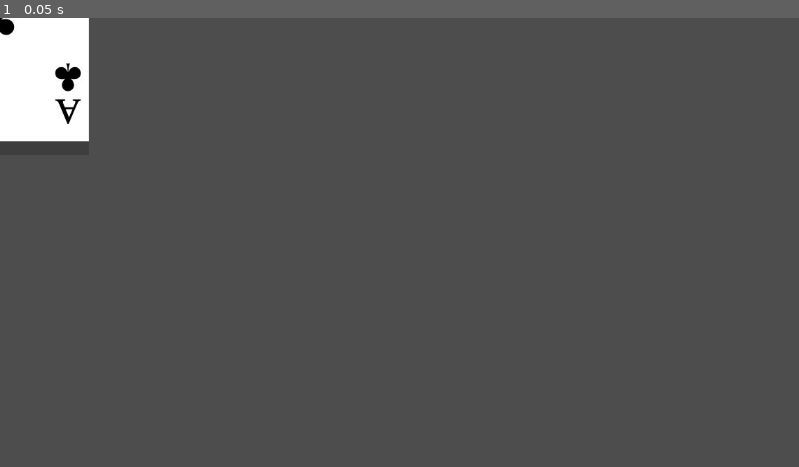
Above: before the commit, frame 1.
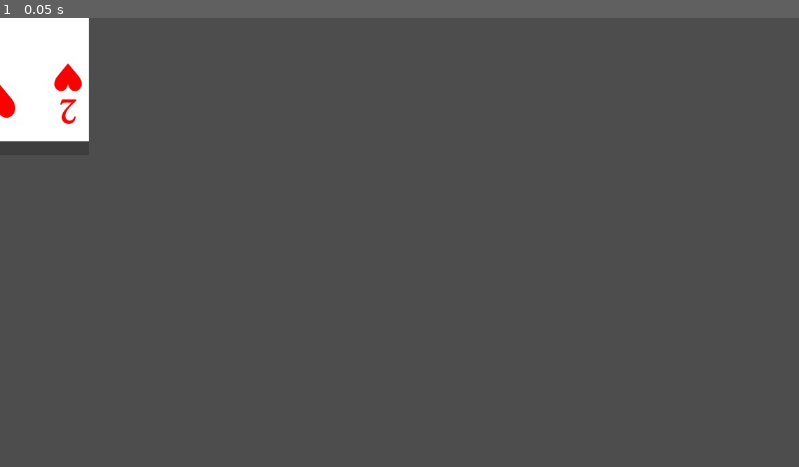
Above: after the commit, the same moment.

Repository: KnoxObron/godotcardgame
Game: Godot game, scene res://prefabs/atlas_card.tscn
Same seed, same stepped clock (60 frames per second), same inputs: the game is played once before the commit and once after it. This scene is started directly instead of the project's main scene.
Inputs:
- Up to frame 1 (0.05 s): no input

The runs differ from the first frame. In frame 1, 0.4% of the frame differs, in the area x 0-11%, y 0-24%.
Error before the commit: Invalid call. Nonexistent function 'randomize_card' in base 'Nil'. (res://prefabs/atlas_card.gd:64)
Error after the commit: Invalid access to property or key 'data' on a base object of type 'Node (CardData)'. (res://resources/card_data.gd:53)

Commit message:
chore: add default data value for atlas card

Diff:
--- a/prefabs/atlas_card.gd
+++ b/prefabs/atlas_card.gd
@@ -23,7 +23,7 @@
 ## Whether visual card effects are enabled
 @export var cardEffects: bool = true
 ## The card's data
-@export var data: CardData
+@export var data: CardData = CardData.new(2, CardData.CardPattern.Hearts)
 ## The sprite displaying the card texture
 @onready var _cardTexture: Sprite2D = $CardTexture
 ## Optional shadow effect under the card
